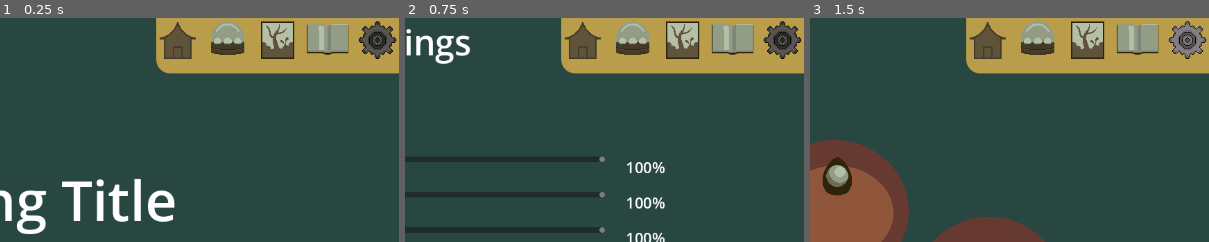
Above: before the commit, frames 1-3 (left to right).
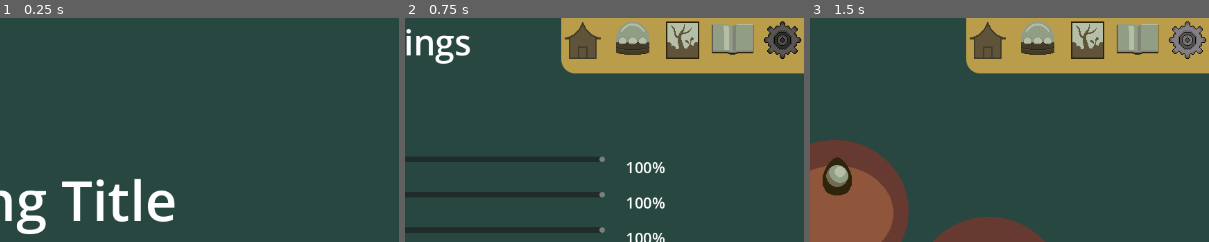
Above: after the commit, the same moments.

Repository: FrostyEmby/cafe-dot-secret-ingredient
Game: Godot game, scene res://scenes/main_menu.tscn
Two runs of this game, one before a commit and one after it. Both use one fixed random seed, a clock stepped at 60 frames per second and the inputs below.
Inputs (mouse positions are % of the whole screen's width and height, from its top left):
- Up to frame 1 (0.25 s): no input
- Up to frame 2 (0.75 s): click "Settings" at 0.5 s
- Up to frame 3 (1.5 s): click (72, 6) at 1.25 s
The pictures show only the part of the screen within x 50-100%, y 0-50%; the shares and areas given below are measured in that part.

The runs differ from the first frame. In frame 1, 15% of the frame differs, in the area x 39-100%, y 0-25%; in frame 2, nothing differs; in frame 3, nothing differs.

Commit message:
Added buttons and menu to terrarium

Diff:
--- a/scenes/bestiary.tscn
+++ b/scenes/bestiary.tscn
@@ -204,6 +204,7 @@
 offset_bottom = 590.0
 
 [node name="Hint" type="Label" parent="Left Page/Dynamic Text"]
+custom_minimum_size = Vector2(269, 0)
 layout_mode = 2
 size_flags_vertical = 3
 size_flags_stretch_ratio = 0.5
@@ -212,6 +213,7 @@
 autowrap_mode = 3
 
 [node name="Diet" type="Label" parent="Left Page/Dynamic Text"]
+custom_minimum_size = Vector2(269, 0)
 layout_mode = 2
 size_flags_vertical = 3
 size_flags_stretch_ratio = 0.5
@@ -220,6 +222,7 @@
 autowrap_mode = 3
 
 [node name="Description" type="Label" parent="Left Page/Dynamic Text"]
+custom_minimum_size = Vector2(269, 0)
 layout_mode = 2
 size_flags_vertical = 3
 text = "It gained its name due to living in a icy environment and staying warm despite that. The eggs are a beautiful blue color"
@@ -414,6 +417,7 @@
 offset_bottom = 589.0
 
 [node name="Hint" type="Label" parent="Right Page/Dynamic Text"]
+custom_minimum_size = Vector2(259, 0)
 layout_mode = 2
 size_flags_vertical = 3
 size_flags_stretch_ratio = 0.5
@@ -422,6 +426,7 @@
 autowrap_mode = 3
 
 [node name="Diet" type="Label" parent="Right Page/Dynamic Text"]
+custom_minimum_size = Vector2(259, 0)
 layout_mode = 2
 size_flags_vertical = 3
 size_flags_stretch_ratio = 0.5
@@ -430,6 +435,7 @@
 autowrap_mode = 3
 
 [node name="Description" type="Label" parent="Right Page/Dynamic Text"]
+custom_minimum_size = Vector2(259, 0)
 layout_mode = 2
 size_flags_vertical = 3
 text = "It gained its name due to living in a volcanic environment and staying cool despite that. The eggs are a beautiful green color"
--- a/scenes/main_menu.tscn
+++ b/scenes/main_menu.tscn
@@ -69,6 +69,7 @@
 alignment = 0
 
 [node name="Mini Menu" parent="." instance=ExtResource("5_8ln24")]
+visible = false
 layout_mode = 0
 offset_left = 802.0
 offset_right = 1152.0
--- a/scenes/terrarium.tscn
+++ b/scenes/terrarium.tscn
@@ -1,7 +1,29 @@
-[gd_scene load_steps=3 format=3 uid="uid://77pmhayrj8nl"]
+[gd_scene load_steps=17 format=3 uid="uid://77pmhayrj8nl"]
 
 [ext_resource type="Texture2D" uid="uid://dieym8rlk7n24" path="res://art/props/layout test game jam terrarium.png" id="1_xb13y"]
 [ext_resource type="Texture2D" uid="uid://l4k1qkmaaupx" path="res://art/props/layout test game jam terrarium foreground.png" id="2_qlrmg"]
+[ext_resource type="Script" uid="uid://fuwn4s1jhksn" path="res://scripts/mini_menu.gd" id="4_h6qyf"]
+[ext_resource type="Texture2D" uid="uid://dhv7ticowig" path="res://art/icons/home.png" id="4_y2mes"]
+[ext_resource type="Texture2D" uid="uid://c5dtqxisv1of5" path="res://art/icons/home_hover.png" id="5_h6qyf"]
+[ext_resource type="Texture2D" uid="uid://bt11rdadjevpq" path="res://art/icons/incubator.png" id="6_nrwuv"]
+[ext_resource type="Texture2D" uid="uid://dvf5vhulucklh" path="res://art/icons/incubator_hover.png" id="7_1wf2t"]
+[ext_resource type="Texture2D" uid="uid://c8l1b328e07o3" path="res://art/icons/terrarium.png" id="8_a3s61"]
+[ext_resource type="Texture2D" uid="uid://6v2am15t0fgw" path="res://art/icons/terrarium_hover.png" id="9_kstpm"]
+[ext_resource type="Texture2D" uid="uid://v10nhsvrlxpn" path="res://art/icons/bestiary.png" id="10_vusgt"]
+[ext_resource type="Texture2D" uid="uid://dqr2h3xlcovdu" path="res://art/icons/bestiary_hover.png" id="11_pf7wg"]
+[ext_resource type="Texture2D" uid="uid://dvejl3bs6w23" path="res://art/icons/gear-big.png" id="12_mxrpn"]
+[ext_resource type="Texture2D" uid="uid://dbydrte2rg8sm" path="res://art/icons/gear-big-hover.png" id="13_skqsh"]
+
+[sub_resource type="StyleBoxEmpty" id="StyleBoxEmpty_xb13y"]
+
+[sub_resource type="StyleBoxLine" id="StyleBoxLine_xb13y"]
+color = Color(0.9529412, 0.87058824, 0.49019608, 1)
+grow_begin = -45.0
+grow_end = -45.0
+thickness = 3
+
+[sub_resource type="StyleBoxFlat" id="StyleBoxFlat_h6qyf"]
+bg_color = Color(0.7254902, 0.6156863, 0.29411766, 1)
 
 [node name="Terrarium" type="Control"]
 layout_mode = 3
@@ -39,3 +61,121 @@
 offset_right = 1152.0
 offset_bottom = 648.0
 texture = ExtResource("2_qlrmg")
+
+[node name="Snow" type="Button" parent="."]
+layout_mode = 0
+offset_left = 95.0
+offset_right = 417.0
+offset_bottom = 323.0
+theme_override_styles/normal = SubResource("StyleBoxEmpty_xb13y")
+theme_override_styles/focus = SubResource("StyleBoxLine_xb13y")
+
+[node name="Grass" type="Button" parent="."]
+layout_mode = 0
+offset_left = 419.0
+offset_right = 735.0
+offset_bottom = 323.0
+theme_override_styles/normal = SubResource("StyleBoxEmpty_xb13y")
+theme_override_styles/focus = SubResource("StyleBoxLine_xb13y")
+
+[node name="Sand" type="Button" parent="."]
+layout_mode = 0
+offset_left = 736.0
+offset_right = 1058.0
+offset_bottom = 323.0
+theme_override_styles/normal = SubResource("StyleBoxEmpty_xb13y")
+theme_override_styles/focus = SubResource("StyleBoxLine_xb13y")
+
+[node name="Aqua" type="Button" parent="."]
+layout_mode = 0
+offset_left = 95.0
+offset_top = 324.0
+offset_right = 417.0
+offset_bottom = 647.0
+theme_override_styles/normal = SubResource("StyleBoxEmpty_xb13y")
+theme_override_styles/focus = SubResource("StyleBoxLine_xb13y")
+
+[node name="Jungle" type="Button" parent="."]
+layout_mode = 0
+offset_left = 418.0
+offset_top = 324.0
+offset_right = 735.0
+offset_bottom = 647.0
+theme_override_styles/normal = SubResource("StyleBoxEmpty_xb13y")
+theme_override_styles/focus = SubResource("StyleBoxLine_xb13y")
+
+[node name="Lava" type="Button" parent="."]
+layout_mode = 0
+offset_left = 738.0
+offset_top = 324.0
+offset_right = 1060.0
+offset_bottom = 647.0
+theme_override_styles/normal = SubResource("StyleBoxEmpty_xb13y")
+theme_override_styles/focus = SubResource("StyleBoxLine_xb13y")
+
+[node name="Vertical Mini Menu" type="Panel" parent="."]
+custom_minimum_size = Vector2(80, 360)
+layout_mode = 1
+anchors_preset = -1
+anchor_left = 0.938
+anchor_top = 0.22200002
+anchor_right = 1.0
+anchor_bottom = 0.77800006
+offset_left = -8.57605
+offset_top = 0.14398193
+offset_bottom = -0.14404297
+grow_horizontal = 0
+grow_vertical = 2
+theme_override_styles/panel = SubResource("StyleBoxFlat_h6qyf")
+script = ExtResource("4_h6qyf")
+
+[node name="VBoxContainer" type="VBoxContainer" parent="Vertical Mini Menu"]
+layout_mode = 1
+anchors_preset = 15
+anchor_right = 1.0
+anchor_bottom = 1.0
+offset_bottom = 2.0
+grow_horizontal = 2
+grow_vertical = 2
+theme_override_constants/separation = 8
+
+[node name="Home" type="TextureButton" parent="Vertical Mini Menu/VBoxContainer"]
+layout_mode = 2
+size_flags_horizontal = 4
+texture_normal = ExtResource("4_y2mes")
+texture_pressed = ExtResource("5_h6qyf")
+texture_hover = ExtResource("5_h6qyf")
+
+[node name="Incubator" type="TextureButton" parent="Vertical Mini Menu/VBoxContainer"]
+layout_mode = 2
+size_flags_horizontal = 4
+texture_normal = ExtResource("6_nrwuv")
+texture_pressed = ExtResource("7_1wf2t")
+texture_hover = ExtResource("7_1wf2t")
+
+[node name="Terrarium" type="TextureButton" parent="Vertical Mini Menu/VBoxContainer"]
+layout_mode = 2
+size_flags_horizontal = 4
+texture_normal = ExtResource("8_a3s61")
+texture_pressed = ExtResource("9_kstpm")
+texture_hover = ExtResource("9_kstpm")
+
+[node name="Bestiary" type="TextureButton" parent="Vertical Mini Menu/VBoxContainer"]
+layout_mode = 2
+size_flags_horizontal = 4
+texture_normal = ExtResource("10_vusgt")
+texture_pressed = ExtResource("11_pf7wg")
+texture_hover = ExtResource("11_pf7wg")
+
+[node name="Settings" type="TextureButton" parent="Vertical Mini Menu/VBoxContainer"]
+layout_mode = 2
+size_flags_horizontal = 4
+texture_normal = ExtResource("12_mxrpn")
+texture_pressed = ExtResource("13_skqsh")
+texture_hover = ExtResource("13_skqsh")
+
+[connection signal="pressed" from="Vertical Mini Menu/VBoxContainer/Home" to="Vertical Mini Menu" method="_on_home_pressed"]
+[connection signal="pressed" from="Vertical Mini Menu/VBoxContainer/Incubator" to="Vertical Mini Menu" method="_on_incubator_pressed"]
+[connection signal="pressed" from="Vertical Mini Menu/VBoxContainer/Terrarium" to="Vertical Mini Menu" method="_on_terrarium_pressed"]
+[connection signal="pressed" from="Vertical Mini Menu/VBoxContainer/Bestiary" to="Vertical Mini Menu" method="_on_bestiary_pressed"]
+[connection signal="pressed" from="Vertical Mini Menu/VBoxContainer/Settings" to="Vertical Mini Menu" method="_on_settings_pressed"]
